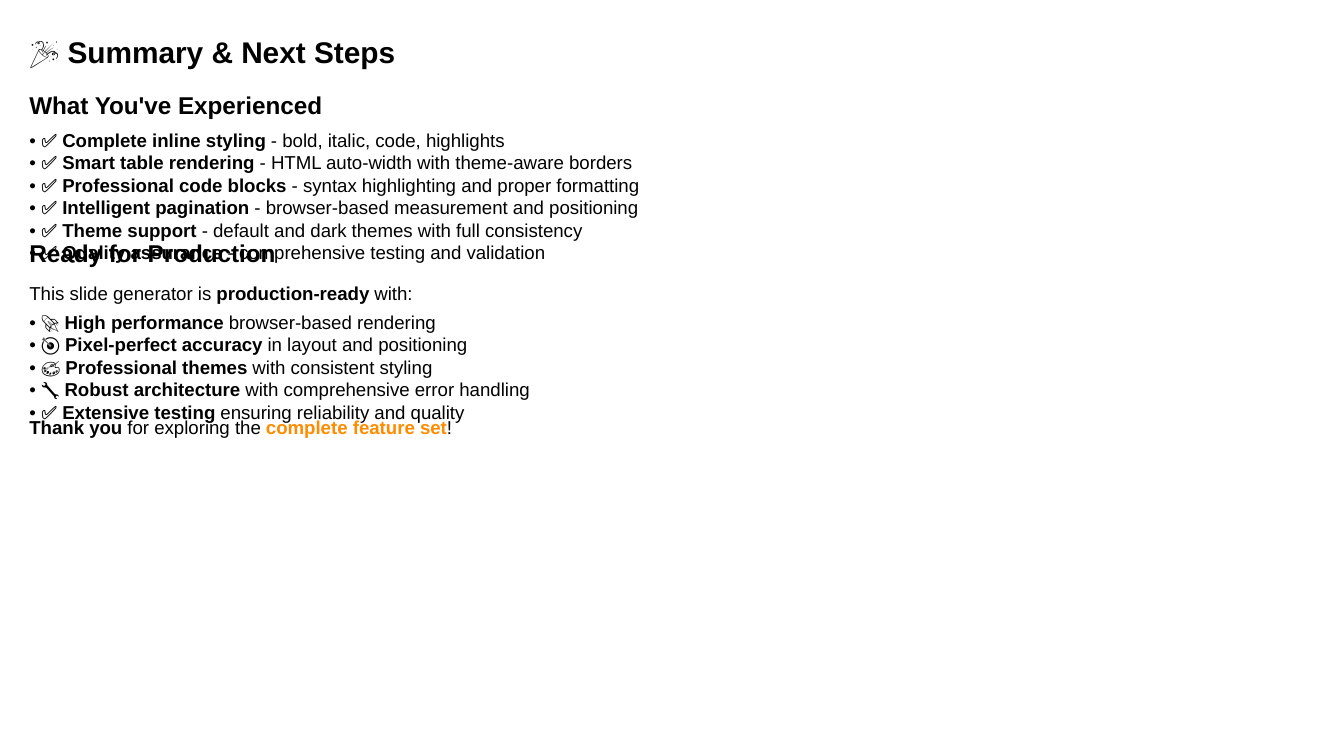
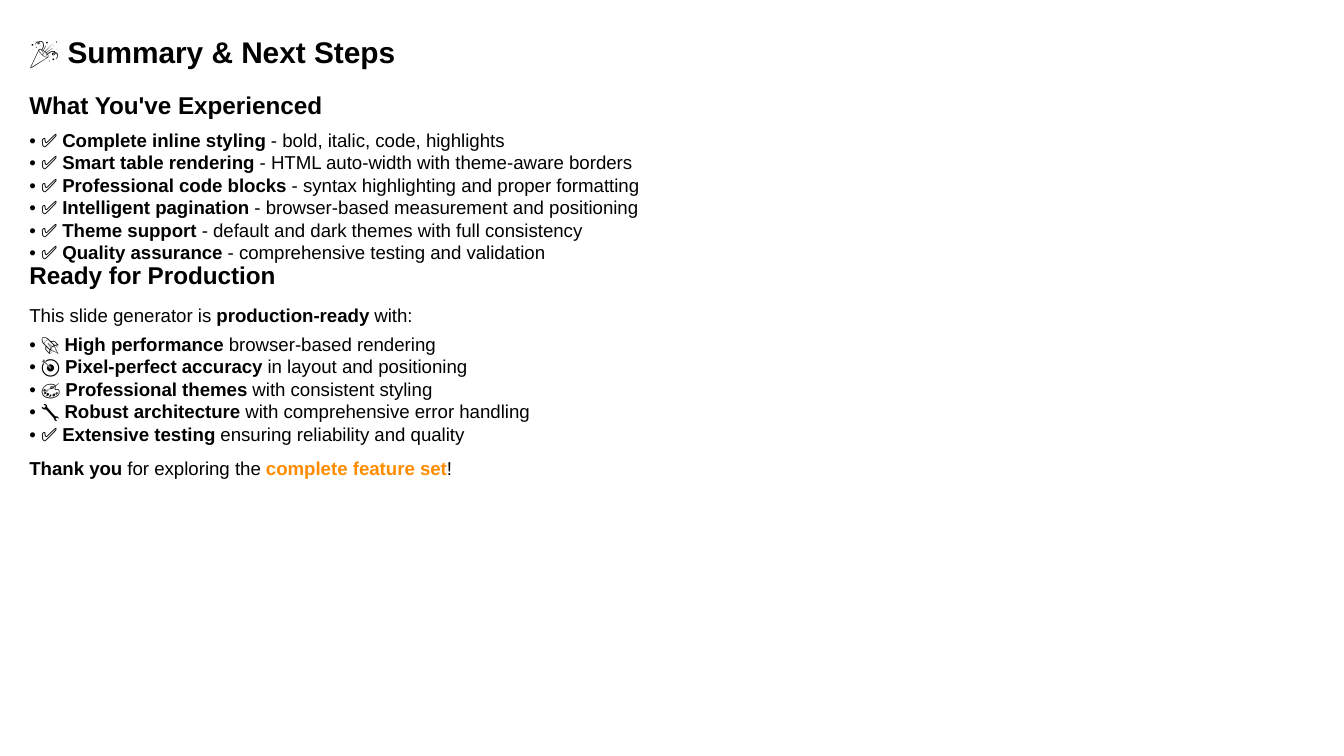
Before and after one commit to louisazhou/slidegenerator, a slide deck: slide 13 of output/comprehensive_demo_default.pptx. Drawn at 1344x756 pixels with LibreOffice and Linux fonts; fonts in the diff are those of the drawing. Boxes give left, top, right and bottom in pixels: in the first picture for what was removed or moved away, otherwise in the second. Text is boxed around its words. In the diff, an @@ line names an element or a change of style, - is before the commit and + after.

```diff
--- a/output/comprehensive_demo_default.pptx
+++ b/output/comprehensive_demo_default.pptx
@@ text "Ready for Production": place and size @@
-text "Ready for Production" at (29,244,276,267)
+text "Ready for Production" at (29,266,276,289)
@@ text "This slide generator is production-ready ...": place and size @@
-text "This slide generator is production-ready ..." at (29,286,412,304)
+text "This slide generator is production-ready ..." at (29,308,412,326)
@@ text "• 🚀 High performance browser-based ...": place and size @@
-text "• 🚀 High performance browser-based ..." at (62,315,529,423)
+text "• 🚀 High performance browser-based ..." at (62,337,529,445)
@@ text "Thank you for exploring the ...": place and size @@
-text "Thank you for exploring the ..." at (29,420,452,438)
+text "Thank you for exploring the ..." at (29,461,452,479)
```
Also in this commit, not shown: 9 other slides changed, 14 other files.
